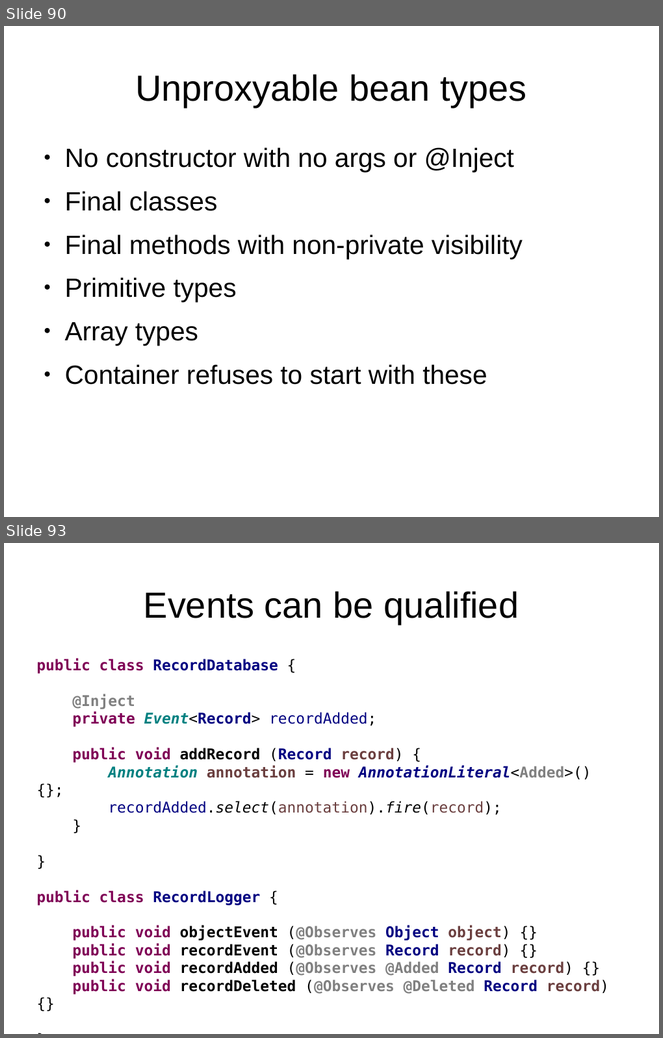
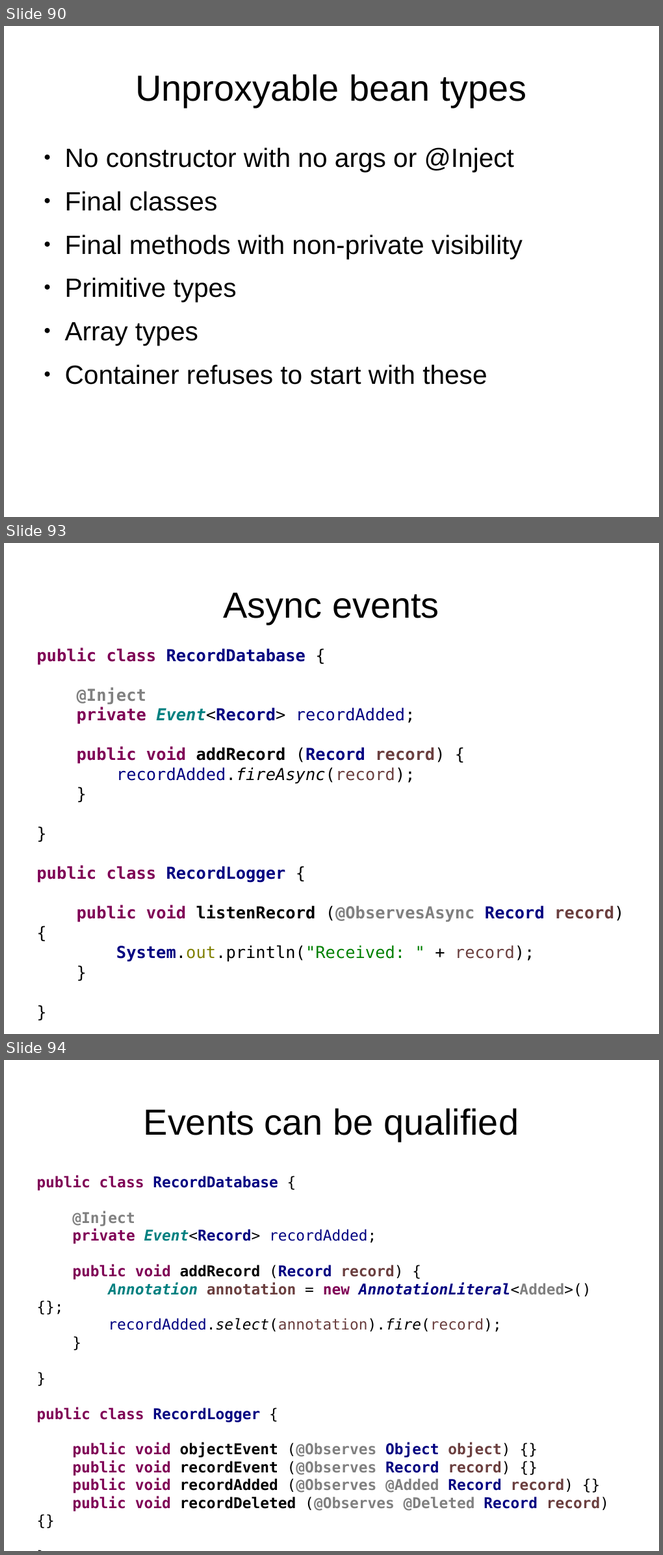
Before and after one commit to FrigoCoder/CDI, a slide deck: CDI.odp. Shown one above the other, each under a label of ours: slides 90 and 93 before the commit, slides 90, 93 and 94 after it; the slides between them are not shown. The pictures are 663x1038 and 663x1555 pixels, drawn with LibreOffice and Linux fonts; fonts in the diff are those of the drawing. Boxes give left, top, right and bottom in pixels: in the first picture for what was removed or moved away, otherwise in the second. Text is boxed around its words. In the diff, an @@ line names an element or a change of style, - is before the commit and + after.

Commit message:
Async events

```diff
--- a/CDI.odp
+++ b/CDI.odp
@@ slide 93 added at <box>4,543,659,1034</box>, background #FFFFFF @@
@@ title added at <box>224,592,440,624</box>, 44 pt, text #000000 @@
+Async events
@@ text added at <box>36,648,624,962</box>, 20 pt, text #000080, bold @@
+public class RecordDatabase {
+@Inject
+private Event<Record> recordAdded;
+public void addRecord (Record record) {
+recordAdded.fireAsync(record);
+}
+}
+public class RecordLogger {
+public void listenRecord (@ObservesAsync Record record) {
+System.out.println("Received: " + record);
+}
+}
@@ what was slide 93 is now slide 94 @@
```
Also in this commit, not shown: 2 slides changed.
